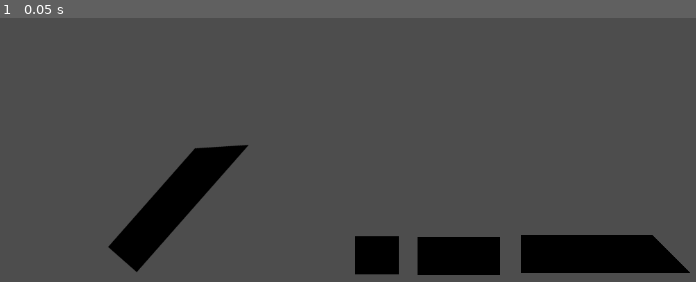
Above: before the commit, frame 1.
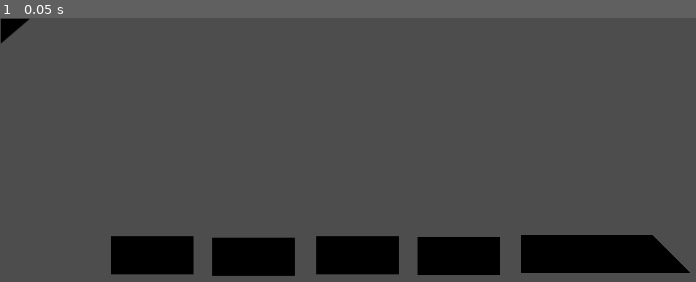
Above: after the commit, the same moment.

Repository: BoyVOL/Bronepoezd
Game: Godot game, scene res://node_2d.tscn
Two runs of this game, one before a commit and one after it. Both use one fixed random seed, a clock stepped at 60 frames per second and the inputs below.
Inputs:
- Up to frame 1 (0.05 s): no input

The runs differ from the first frame. In frame 1, 6.4% of the frame differs, in the area x 0-52%, y 0-98%.

Commit message:
ещё раз

Diff:
--- a/bronepoezd/node_2d.tscn
+++ b/bronepoezd/node_2d.tscn
@@ -27,9 +27,16 @@
 texture = ExtResource("2_epypp")
 
 [node name="SubViewportContainer" type="SubViewportContainer" parent="."]
-offset_right = 40.0
-offset_bottom = 40.0
+offset_left = 1.0
+offset_top = 0.999989
+offset_right = 513.0
+offset_bottom = 513.0
+scale = Vector2(1.07719, 0.811623)
 
 [node name="SubViewport" type="SubViewport" parent="SubViewportContainer"]
+handle_input_locally = false
+size = Vector2i(512, 256)
+size_2d_override = Vector2i(1, 0)
+render_target_update_mode = 4
 
 [node name="Node2D" parent="SubViewportContainer/SubViewport" instance=ExtResource("3_epypp")]
